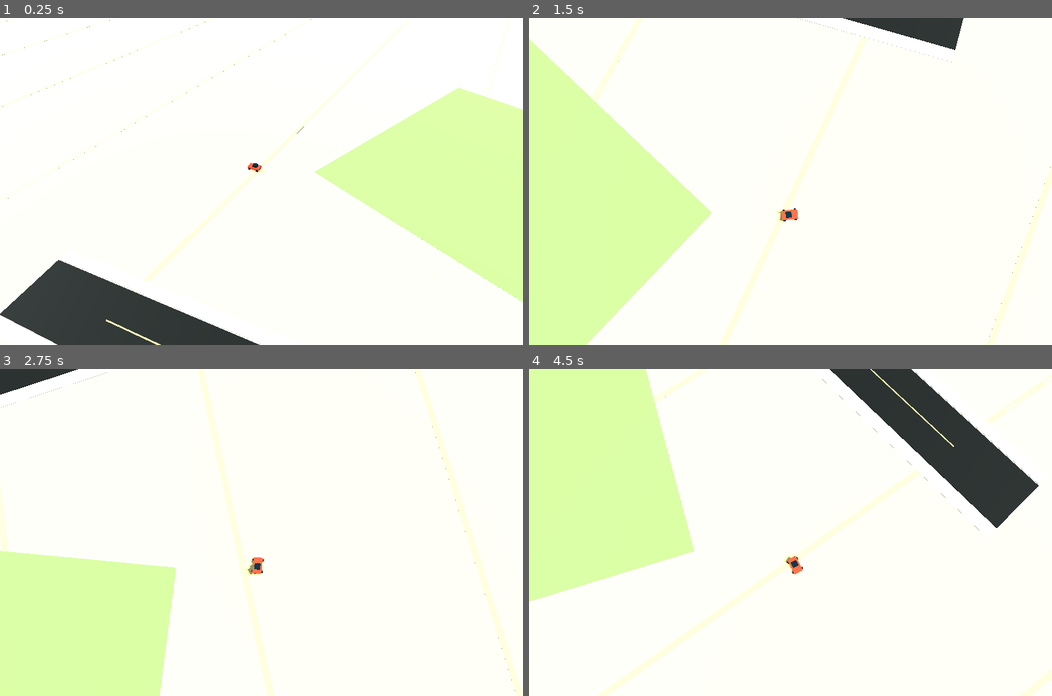
Above: before the commit, frames 1-4 (two rows, left to right).
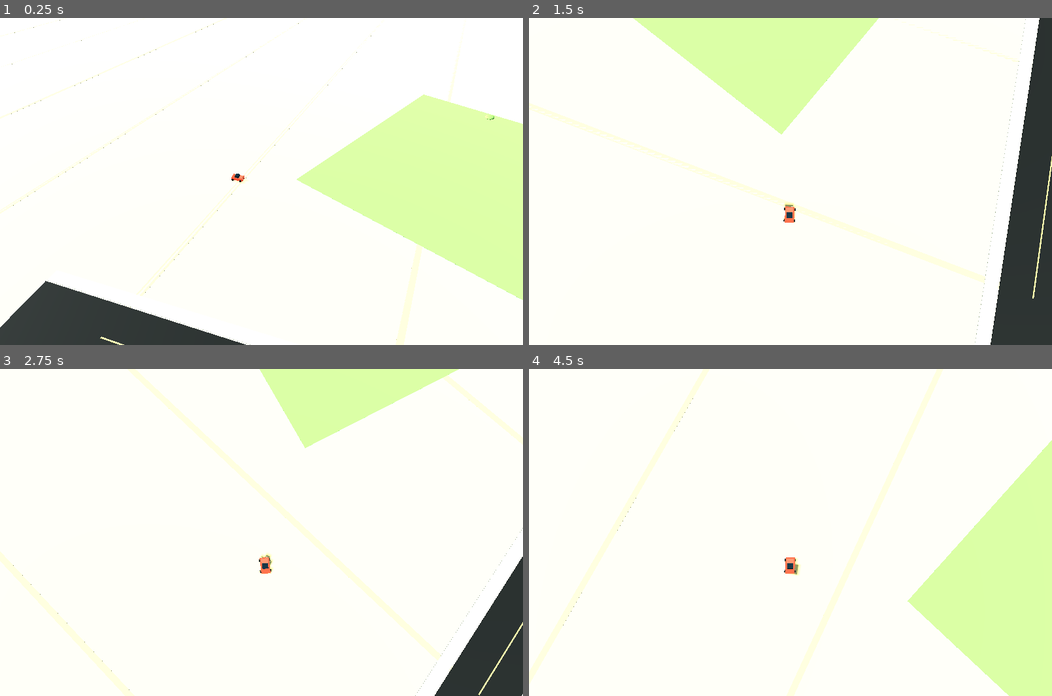
Above: after the commit, the same moments.

Repository: scaiado/lisbon3D
Game: Godot game, scene res://scenes/main.tscn
The game is run twice, just before and just after one commit, with the same random seed, the same clock (stepped at 60 frames per second) and the same inputs.
Inputs:
- Up to frame 1 (0.25 s): no input
- Up to frame 2 (1.5 s): hold D (steer_right) 0.53-1.28 s; hold Shift (boost) 0.53-1.28 s; hold S (brake) from 1.28 s (still down); tap Shift (boost) at 1.35 s
- Up to frame 3 (2.75 s): release S (brake) at 2.03 s; hold D (steer_right) from 2.03 s (still down); hold Shift (boost) from 2.03 s (still down)
- Up to frame 4 (4.5 s): release D (steer_right) at 2.78 s; release Shift (boost) at 2.78 s; hold W (accelerate) 2.78-3.53 s; tap Shift (boost) at 2.85, 4.35 s; hold Shift (boost) 3.53-4.28 s; hold A (steer_left) from 3.53 s (still down)

The runs differ from the first frame. In frame 1, 6.2% of the frame differs, in the area x 0-100%, y 0-100%; in frame 2, 36%; in frame 3, 24%; in frame 4, 37%.

Commit message:
Align native car driving direction

Diff:
--- a/game/godot/scripts/camera_rig.gd
+++ b/game/godot/scripts/camera_rig.gd
@@ -21,7 +21,7 @@
 	if not target or not camera:
 		return
 
-	var forward := Vector3(sin(target.rotation.y), 0, -cos(target.rotation.y))
+	var forward := (-target.global_transform.basis.z).normalized()
 	var desired := target.global_position - forward * trailing_distance + Vector3.UP * height
 	global_position = global_position.lerp(desired, min(delta * follow_speed, 1.0))
 
--- a/game/godot/scripts/vehicle_controller.gd
+++ b/game/godot/scripts/vehicle_controller.gd
@@ -6,14 +6,17 @@
 const BRAKE_FORCE := 48.0
 const DRAG := 3.2
 const STEER_RATE := 2.2
+const ROAD_ALIGN_RATE := 3.8
 
 var speed := 0.0
 var steering := 0.0
 var road_segments: Array[Dictionary] = []
 
 var body_material := _make_material(Color(0.95, 0.22, 0.14), 0.45)
+var hood_material := _make_material(Color(1.0, 0.3, 0.22), 0.42)
 var glass_material := _make_material(Color(0.05, 0.11, 0.14), 0.35)
 var wheel_material := _make_material(Color(0.02, 0.02, 0.02), 0.8)
+var light_material := _make_material(Color(1.0, 0.9, 0.46), 0.2)
 
 func _ready() -> void:
 	_build_car_mesh()
@@ -39,15 +42,29 @@
 	steering = lerp(steering, steer_input, min(delta * 8.0, 1.0))
 	rotation.y -= steering * STEER_RATE * delta * clamp(abs(speed) / 18.0, 0.25, 1.0)
 
-	var forward := Vector3(sin(rotation.y), 0, -cos(rotation.y))
-	global_position += forward * speed * delta
+	global_position += _forward() * speed * delta
 
 	var nearest := _nearest_road(global_position)
 	if nearest.has("point"):
 		var road_width := float(nearest.segment.get("width", 9.0))
+		_align_to_road(nearest.segment, steer_input, delta)
 		if nearest.distance > road_width * 0.82:
 			global_position = global_position.lerp(nearest.point + Vector3(0, global_position.y, 0), min(delta * 2.4, 1.0))
 			speed *= 0.985
+
+func _forward() -> Vector3:
+	return (-global_transform.basis.z).normalized()
+
+func _align_to_road(segment: Dictionary, steer_input: float, delta: float) -> void:
+	if abs(steer_input) > 0.08 or abs(speed) < 1.0:
+		return
+
+	var tangent: Vector3 = (segment.end - segment.start).normalized()
+	if tangent.dot(_forward()) < 0.0:
+		tangent = -tangent
+
+	var target_heading := atan2(tangent.x, -tangent.z)
+	rotation.y = lerp_angle(rotation.y, target_heading, min(delta * ROAD_ALIGN_RATE, 1.0))
 
 func _nearest_road(point: Vector3) -> Dictionary:
 	var best := {}
@@ -68,7 +85,10 @@
 
 func _build_car_mesh() -> void:
 	_add_box("Body", Vector3(0, 0.45, 0), Vector3(1.65, 0.55, 2.85), body_material)
-	_add_box("Cabin", Vector3(0, 0.95, -0.2), Vector3(1.05, 0.55, 1.05), glass_material)
+	_add_box("FrontHood", Vector3(0, 0.75, -0.82), Vector3(1.28, 0.2, 0.88), hood_material)
+	_add_box("Cabin", Vector3(0, 0.95, 0.12), Vector3(1.05, 0.55, 0.96), glass_material)
+	_add_box("LeftHeadlight", Vector3(-0.44, 0.62, -1.48), Vector3(0.3, 0.12, 0.08), light_material)
+	_add_box("RightHeadlight", Vector3(0.44, 0.62, -1.48), Vector3(0.3, 0.12, 0.08), light_material)
 	for x in [-0.9, 0.9]:
 		for z in [-1.0, 1.0]:
 			_add_box("Wheel", Vector3(x, 0.24, z), Vector3(0.28, 0.42, 0.42), wheel_material)
--- a/game/godot/scripts/world_generator.gd
+++ b/game/godot/scripts/world_generator.gd
@@ -239,7 +239,7 @@
 	var spawn: Dictionary = slice.get("spawn", {})
 	if spawn.has("position"):
 		spawn_position = _point_to_vector(spawn.position) + Vector3(0, 0.32, 0)
-		spawn_heading = float(spawn.get("heading", 0.0))
+		spawn_heading = _nearest_segment_heading(spawn_position, float(spawn.get("heading", 0.0)))
 		return
 
 	var target := Vector3(-230, 0.25, 285)
@@ -252,6 +252,18 @@
 			spawn_position = hit + Vector3(0, 0.32, 0)
 			var delta: Vector3 = segment.end - segment.start
 			spawn_heading = atan2(delta.x, -delta.z)
+
+func _nearest_segment_heading(point: Vector3, fallback_heading: float) -> float:
+	var best_distance := INF
+	var best_heading := fallback_heading
+	for segment in road_segments:
+		var hit := _closest_point_on_segment(point, segment.start, segment.end)
+		var distance := hit.distance_to(point)
+		if distance < best_distance:
+			best_distance = distance
+			var delta: Vector3 = segment.end - segment.start
+			best_heading = atan2(delta.x, -delta.z)
+	return best_heading
 
 func _add_box(name: String, position: Vector3, size: Vector3, heading: float, material: Material, lateral_offset := 0.0) -> MeshInstance3D:
 	var node := MeshInstance3D.new()
